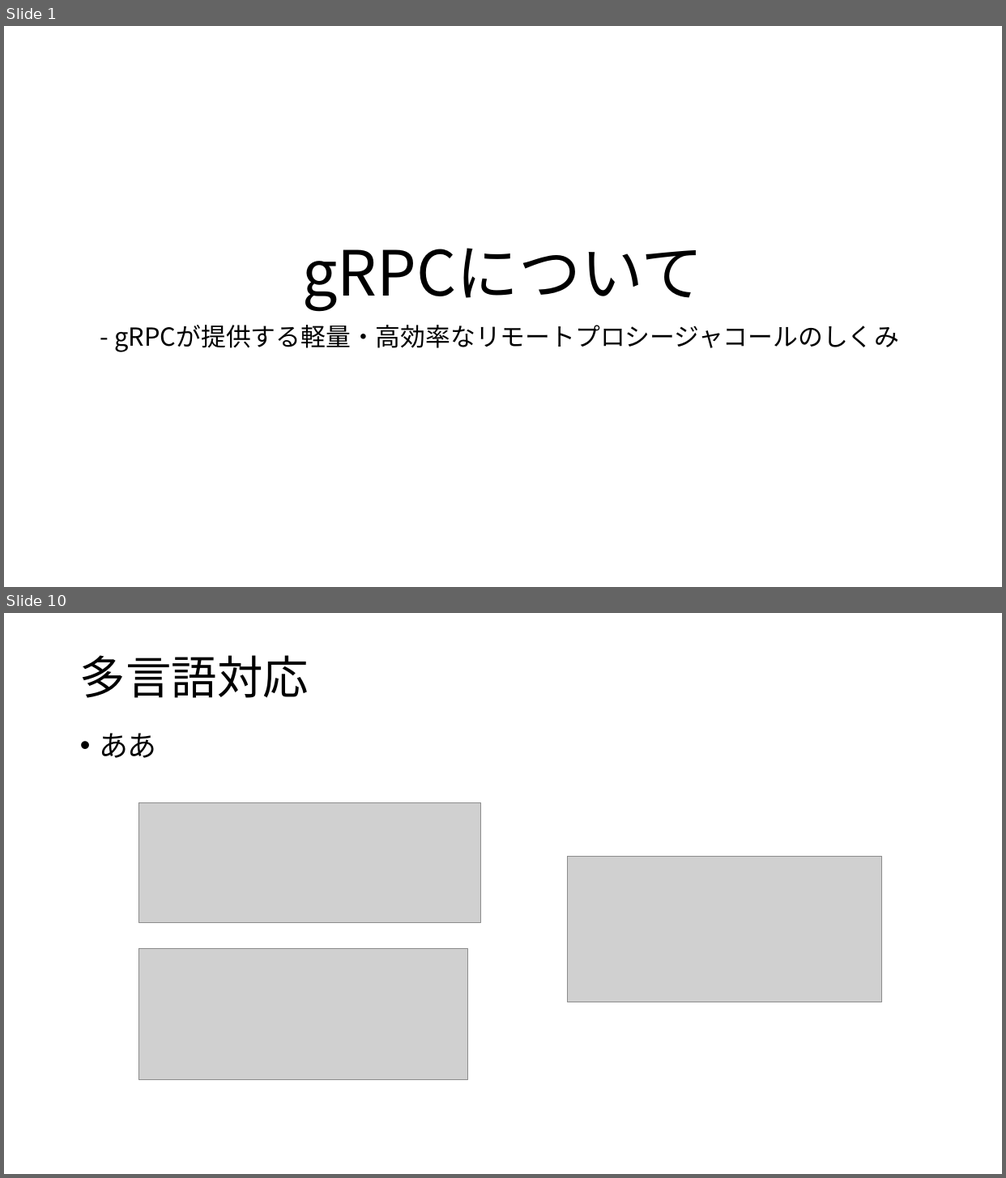
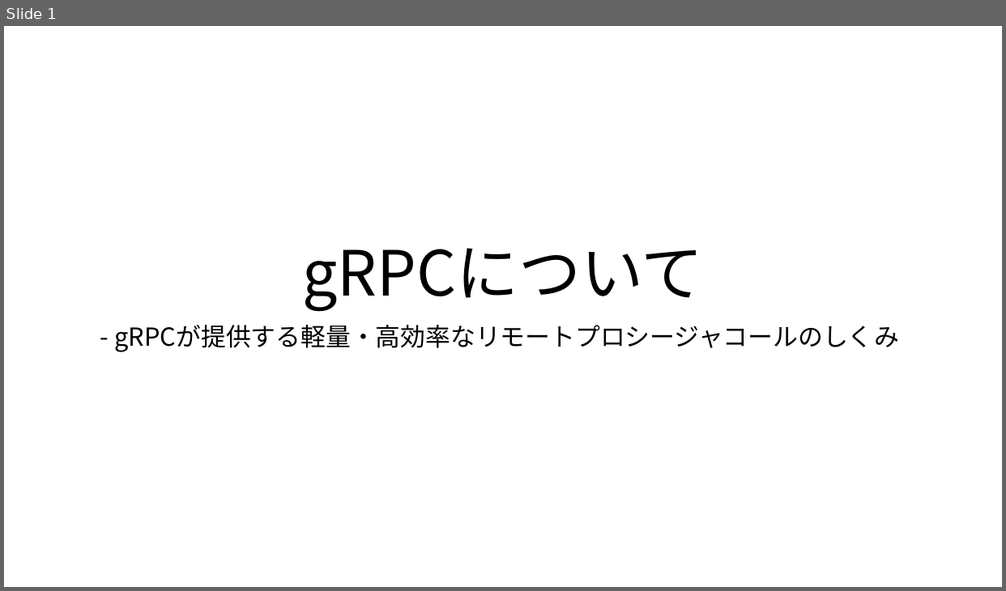
Before and after one commit to koga-miko/misc, a slide deck: raspberry-pi-report/gRPCについて.pptx. Shown one above the other, each under a label of ours: slides 1 and 10 before the commit, slide 1 after it; the slides between them are not shown. The pictures are 1006x1178 and 1006x591 pixels, drawn with LibreOffice and Linux fonts; fonts in the diff are those of the drawing; grey boxes stand for pictures. Boxes give left, top, right and bottom in pixels: in the first picture for what was removed or moved away, otherwise in the second. Text is boxed around its words. In the diff, an @@ line names an element or a change of style, - is before the commit and + after.

```diff
--- a/raspberry-pi-report/gRPCについて.pptx
+++ b/raspberry-pi-report/gRPCについて.pptx
@@ slide 10 removed at <box>4,613,1002,1174</box>, background #FFFFFF @@
@@ title removed at <box>80,655,309,698</box> @@
-多言語対応
@@ text removed at <box>99,733,157,758</box> @@
-• ああ
@@ picture removed at <box>139,803,481,923</box> @@
@@ picture removed at <box>568,856,882,1003</box> @@
@@ picture removed at <box>139,949,468,1080</box> @@
```
Also in this commit, not shown: 5 slides changed, 7 slides added, 2 other slides removed, 3 other files.
